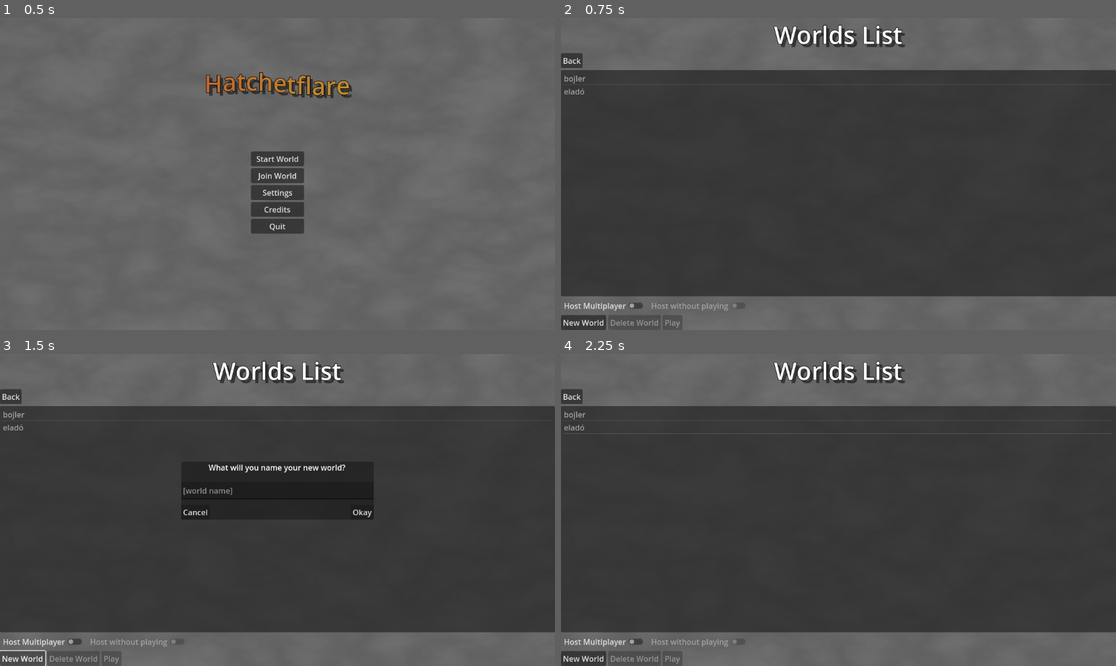
Above: before the commit, frames 1-4 (two rows, left to right).
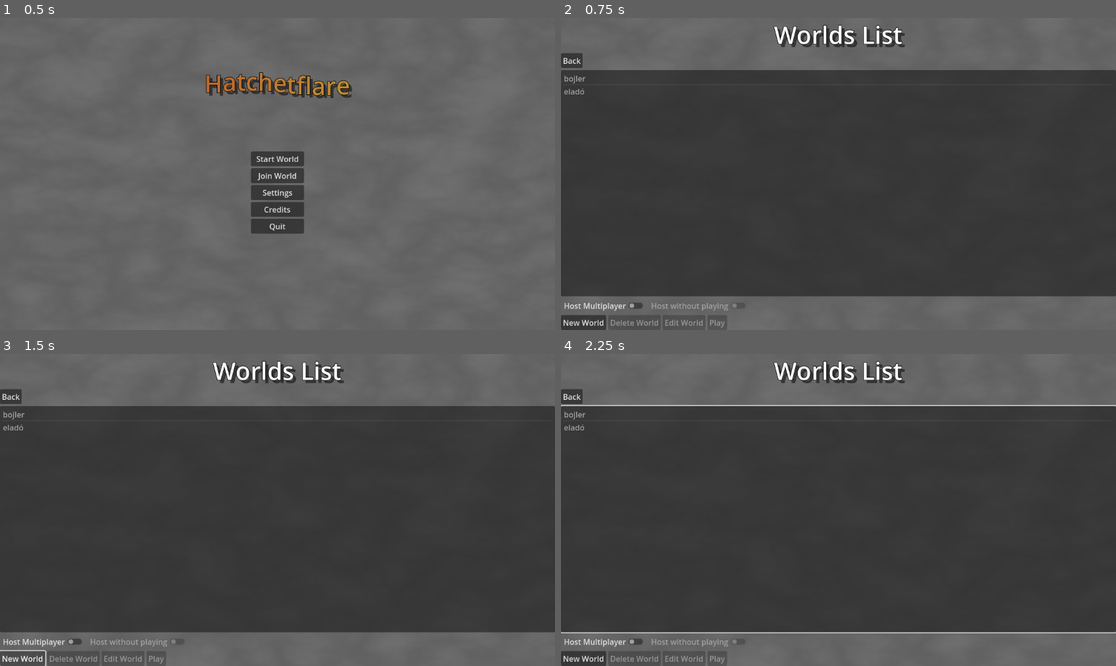
Above: after the commit, the same moments.

Repository: pixerhp/Hatchetflair
Game: Godot game, scene res://scenes/main_menu.tscn
Same seed, same stepped clock (60 frames per second), same inputs: the game is played once before the commit and once after it.
Inputs (mouse positions are in pixels of both pictures, inside the frame that each line leads up to):
- Up to frame 1 (0.5 s): no input
- Up to frame 2 (0.75 s): click "Start World" at 0.5 s
- Up to frame 3 (1.5 s): click "New World" at 1.25 s
- Up to frame 4 (2.25 s): click (921, 513) at 2 s, where only the run before the commit has a clickable "Okay"

Frame 1 is identical in both runs. In frame 2, 0.2% of the frame differs, in the area x 18-30%, y 96-100%; in frame 3, 2.6%, in the area x 18-68%, y 35-100%; in frame 4, 1.0%.
Error after the commit: Attempt to call function 'clear' in base 'null instance' on a null instance. (res://scripts/menu_worlds.gd:34)

Commit message:
Semi-functional big changes
Most of the changes are unseen except in the Godot editor. Some things don't work due to the changes, but I'll fix those soon.

Diff:
--- a/scenes/main_menu.tscn
+++ b/scenes/main_menu.tscn
@@ -182,12 +182,159 @@
 disabled = true
 text = "Delete World"
 
+[node name="EditWorld" type="Button" parent="Menus/WorldsScreen/WorldsScreenUI/WorldButtons"]
+layout_mode = 2
+disabled = true
+text = "Edit World"
+
 [node name="Play" type="Button" parent="Menus/WorldsScreen/WorldsScreenUI/WorldButtons"]
 layout_mode = 2
 disabled = true
 text = "Play"
 
 [node name="NewWorldPopup" type="Panel" parent="Menus/WorldsScreen"]
+visible = false
+layout_mode = 1
+anchors_preset = 8
+anchor_left = 0.5
+anchor_top = 0.5
+anchor_right = 0.5
+anchor_bottom = 0.5
+offset_left = -200.0
+offset_top = -100.0
+offset_right = 200.0
+offset_bottom = 60.0
+grow_horizontal = 2
+grow_vertical = 2
+
+[node name="PopupTitleText" type="RichTextLabel" parent="Menus/WorldsScreen/NewWorldPopup"]
+layout_mode = 1
+anchors_preset = 10
+anchor_right = 1.0
+offset_bottom = 23.0
+grow_horizontal = 2
+bbcode_enabled = true
+text = "[center]Create a new world:[/center]"
+fit_content = true
+
+[node name="WorldName" type="TextEdit" parent="Menus/WorldsScreen/NewWorldPopup"]
+layout_mode = 1
+anchors_preset = 14
+anchor_top = 0.5
+anchor_right = 1.0
+anchor_bottom = 0.5
+offset_top = -40.0
+offset_bottom = -4.0
+grow_horizontal = 2
+grow_vertical = 2
+placeholder_text = "[world name]"
+
+[node name="Seed" type="TextEdit" parent="Menus/WorldsScreen/NewWorldPopup"]
+layout_mode = 1
+anchors_preset = 14
+anchor_top = 0.5
+anchor_right = 1.0
+anchor_bottom = 0.5
+offset_bottom = 36.0
+grow_horizontal = 2
+grow_vertical = 2
+placeholder_text = "[world generation seed]"
+
+[node name="Okay" type="Button" parent="Menus/WorldsScreen/NewWorldPopup"]
+layout_mode = 1
+anchors_preset = 3
+anchor_left = 1.0
+anchor_top = 1.0
+anchor_right = 1.0
+anchor_bottom = 1.0
+offset_left = -48.0
+offset_top = -31.0
+grow_horizontal = 0
+grow_vertical = 0
+text = "Okay"
+
+[node name="Cancel" type="Button" parent="Menus/WorldsScreen/NewWorldPopup"]
+layout_mode = 1
+anchors_preset = 2
+anchor_top = 1.0
+anchor_bottom = 1.0
+offset_top = -31.0
+offset_right = 60.0
+grow_vertical = 0
+text = "Cancel"
+
+[node name="EditWorldPopup" type="Panel" parent="Menus/WorldsScreen"]
+visible = false
+layout_mode = 1
+anchors_preset = 8
+anchor_left = 0.5
+anchor_top = 0.5
+anchor_right = 0.5
+anchor_bottom = 0.5
+offset_left = -200.0
+offset_top = -100.0
+offset_right = 200.0
+offset_bottom = 60.0
+grow_horizontal = 2
+grow_vertical = 2
+
+[node name="PopupTitleText" type="RichTextLabel" parent="Menus/WorldsScreen/EditWorldPopup"]
+layout_mode = 1
+anchors_preset = 10
+anchor_right = 1.0
+offset_bottom = 23.0
+grow_horizontal = 2
+bbcode_enabled = true
+text = "[center]Edit world:[/center]"
+fit_content = true
+
+[node name="WorldName" type="TextEdit" parent="Menus/WorldsScreen/EditWorldPopup"]
+layout_mode = 1
+anchors_preset = 14
+anchor_top = 0.5
+anchor_right = 1.0
+anchor_bottom = 0.5
+offset_top = -40.0
+offset_bottom = -4.0
+grow_horizontal = 2
+grow_vertical = 2
+placeholder_text = "[world name]"
+
+[node name="Seed" type="TextEdit" parent="Menus/WorldsScreen/EditWorldPopup"]
+layout_mode = 1
+anchors_preset = 14
+anchor_top = 0.5
+anchor_right = 1.0
+anchor_bottom = 0.5
+offset_bottom = 36.0
+grow_horizontal = 2
+grow_vertical = 2
+placeholder_text = "[world generation seed]"
+
+[node name="Okay" type="Button" parent="Menus/WorldsScreen/EditWorldPopup"]
+layout_mode = 1
+anchors_preset = 3
+anchor_left = 1.0
+anchor_top = 1.0
+anchor_right = 1.0
+anchor_bottom = 1.0
+offset_left = -48.0
+offset_top = -31.0
+grow_horizontal = 0
+grow_vertical = 0
+text = "Okay"
+
+[node name="Cancel" type="Button" parent="Menus/WorldsScreen/EditWorldPopup"]
+layout_mode = 1
+anchors_preset = 2
+anchor_top = 1.0
+anchor_bottom = 1.0
+offset_top = -31.0
+offset_right = 60.0
+grow_vertical = 0
+text = "Cancel"
+
+[node name="DeleteWorldPopup" type="Panel" parent="Menus/WorldsScreen"]
 visible = false
 layout_mode = 1
 anchors_preset = 8
@@ -202,29 +349,18 @@
 grow_horizontal = 2
 grow_vertical = 2
 
-[node name="RichTextLabel" type="RichTextLabel" parent="Menus/WorldsScreen/NewWorldPopup"]
+[node name="PopupTitleText" type="RichTextLabel" parent="Menus/WorldsScreen/DeleteWorldPopup"]
 layout_mode = 1
 anchors_preset = 10
 anchor_right = 1.0
 offset_bottom = 23.0
 grow_horizontal = 2
 bbcode_enabled = true
-text = "[center]What will you name your new world?[/center]"
-fit_content = true
-
-[node name="TextEdit" type="TextEdit" parent="Menus/WorldsScreen/NewWorldPopup"]
-layout_mode = 1
-anchors_preset = 14
-anchor_top = 0.5
-anchor_right = 1.0
-anchor_bottom = 0.5
-offset_top = -18.0
-offset_bottom = 18.0
-grow_horizontal = 2
-grow_vertical = 2
-placeholder_text = "[world name]"
-
-[node name="Okay" type="Button" parent="Menus/WorldsScreen/NewWorldPopup"]
+text = "[center]Are you sure you want to delete that world?
+(This action cannot be undone.)[/center]"
+fit_content = true
+
+[node name="Confirm" type="Button" parent="Menus/WorldsScreen/DeleteWorldPopup"]
 layout_mode = 1
 anchors_preset = 3
 anchor_left = 1.0
@@ -235,56 +371,7 @@
 offset_top = -31.0
 grow_horizontal = 0
 grow_vertical = 0
-text = "Okay"
-
-[node name="Cancel" type="Button" parent="Menus/WorldsScreen/NewWorldPopup"]
-layout_mode = 1
-anchors_preset = 2
-anchor_top = 1.0
-anchor_bottom = 1.0
-offset_top = -31.0
-offset_right = 60.0
-grow_vertical = 0
-text = "Cancel"
-
-[node name="DeleteWorldPopup" type="Panel" parent="Menus/WorldsScreen"]
-visible = false
-layout_mode = 1
-anchors_preset = 8
-anchor_left = 0.5
-anchor_top = 0.5
-anchor_right = 0.5
-anchor_bottom = 0.5
-offset_left = -200.0
-offset_top = -100.0
-offset_right = 200.0
-offset_bottom = 20.0
-grow_horizontal = 2
-grow_vertical = 2
-
-[node name="RichTextLabel" type="RichTextLabel" parent="Menus/WorldsScreen/DeleteWorldPopup"]
-layout_mode = 1
-anchors_preset = 10
-anchor_right = 1.0
-offset_bottom = 23.0
-grow_horizontal = 2
-bbcode_enabled = true
-text = "[center]Are you sure you want to delete that world?
-(This action cannot be undone.)[/center]"
-fit_content = true
-
-[node name="Confirm" type="Button" parent="Menus/WorldsScreen/DeleteWorldPopup"]
-layout_mode = 1
-anchors_preset = 3
-anchor_left = 1.0
-anchor_top = 1.0
-anchor_right = 1.0
-anchor_bottom = 1.0
-offset_left = -48.0
-offset_top = -31.0
-grow_horizontal = 0
-grow_vertical = 0
-text = "Okay"
+text = "Yes"
 
 [node name="Cancel" type="Button" parent="Menus/WorldsScreen/DeleteWorldPopup"]
 layout_mode = 1
@@ -357,10 +444,207 @@
 disabled = true
 text = "Remove Server"
 
+[node name="EditServer" type="Button" parent="Menus/JoinScreen/JoinScreenUI/ServerButtons"]
+layout_mode = 2
+disabled = true
+text = "Edit Server"
+
 [node name="JoinGame" type="Button" parent="Menus/JoinScreen/JoinScreenUI/ServerButtons"]
 layout_mode = 2
 disabled = true
 text = "Join Game"
+
+[node name="NewServerPopup" type="Panel" parent="Menus/JoinScreen"]
+visible = false
+layout_mode = 1
+anchors_preset = 8
+anchor_left = 0.5
+anchor_top = 0.5
+anchor_right = 0.5
+anchor_bottom = 0.5
+offset_left = -200.0
+offset_top = -100.0
+offset_right = 200.0
+offset_bottom = 60.0
+grow_horizontal = 2
+grow_vertical = 2
+
+[node name="PopupTitleText" type="RichTextLabel" parent="Menus/JoinScreen/NewServerPopup"]
+layout_mode = 1
+anchors_preset = 10
+anchor_right = 1.0
+offset_bottom = 23.0
+grow_horizontal = 2
+bbcode_enabled = true
+text = "[center]New server:[/center]"
+fit_content = true
+
+[node name="ServerIP" type="TextEdit" parent="Menus/JoinScreen/NewServerPopup"]
+layout_mode = 1
+anchors_preset = 14
+anchor_top = 0.5
+anchor_right = 1.0
+anchor_bottom = 0.5
+offset_top = -40.0
+offset_bottom = -4.0
+grow_horizontal = 2
+grow_vertical = 2
+placeholder_text = "[server ipv4 or ipv6 address]"
+
+[node name="ServerNickname" type="TextEdit" parent="Menus/JoinScreen/NewServerPopup"]
+layout_mode = 1
+anchors_preset = 14
+anchor_top = 0.5
+anchor_right = 1.0
+anchor_bottom = 0.5
+offset_bottom = 36.0
+grow_horizontal = 2
+grow_vertical = 2
+placeholder_text = "[personal nickname for this server]"
+
+[node name="Okay" type="Button" parent="Menus/JoinScreen/NewServerPopup"]
+layout_mode = 1
+anchors_preset = 3
+anchor_left = 1.0
+anchor_top = 1.0
+anchor_right = 1.0
+anchor_bottom = 1.0
+offset_left = -48.0
+offset_top = -31.0
+grow_horizontal = 0
+grow_vertical = 0
+text = "Okay"
+
+[node name="Cancel" type="Button" parent="Menus/JoinScreen/NewServerPopup"]
+layout_mode = 1
+anchors_preset = 2
+anchor_top = 1.0
+anchor_bottom = 1.0
+offset_top = -31.0
+offset_right = 60.0
+grow_vertical = 0
+text = "Cancel"
+
+[node name="EditServerPopup" type="Panel" parent="Menus/JoinScreen"]
+visible = false
+layout_mode = 1
+anchors_preset = 8
+anchor_left = 0.5
+anchor_top = 0.5
+anchor_right = 0.5
+anchor_bottom = 0.5
+offset_left = -200.0
+offset_top = -100.0
+offset_right = 200.0
+offset_bottom = 60.0
+grow_horizontal = 2
+grow_vertical = 2
+
+[node name="PopupTitleText" type="RichTextLabel" parent="Menus/JoinScreen/EditServerPopup"]
+layout_mode = 1
+anchors_preset = 10
+anchor_right = 1.0
+offset_bottom = 23.0
+grow_horizontal = 2
+bbcode_enabled = true
+text = "[center]Edit server IP and nickname:[/center]"
+fit_content = true
+
+[node name="ServerIP" type="TextEdit" parent="Menus/JoinScreen/EditServerPopup"]
+layout_mode = 1
+anchors_preset = 14
+anchor_top = 0.5
+anchor_right = 1.0
+anchor_bottom = 0.5
+offset_top = -38.0
+offset_bottom = -2.0
+grow_horizontal = 2
+grow_vertical = 2
+placeholder_text = "[server ipv4 or ipv6 address]"
+
+[node name="ServerNickname" type="TextEdit" parent="Menus/JoinScreen/EditServerPopup"]
+layout_mode = 1
+anchors_preset = 14
+anchor_top = 0.5
+anchor_right = 1.0
+anchor_bottom = 0.5
+offset_top = 2.0
+offset_bottom = 38.0
+grow_horizontal = 2
+grow_vertical = 2
+placeholder_text = "[personal nickname for this server]"
+
+[node name="Okay" type="Button" parent="Menus/JoinScreen/EditServerPopup"]
+layout_mode = 1
+anchors_preset = 3
+anchor_left = 1.0
+anchor_top = 1.0
+anchor_right = 1.0
+anchor_bottom = 1.0
+offset_left = -48.0
+offset_top = -31.0
+grow_horizontal = 0
+grow_vertical = 0
+text = "Okay"
+
+[node name="Cancel" type="Button" parent="Menus/JoinScreen/EditServerPopup"]
+layout_mode = 1
+anchors_preset = 2
+anchor_top = 1.0
+anchor_bottom = 1.0
+offset_top = -31.0
+offset_right = 60.0
+grow_vertical = 0
+text = "Cancel"
+
+[node name="RemoveServerPopup" type="Panel" parent="Menus/JoinScreen"]
+visible = false
+layout_mode = 1
+anchors_preset = 8
+anchor_left = 0.5
+anchor_top = 0.5
+anchor_right = 0.5
+anchor_bottom = 0.5
+offset_left = -200.0
+offset_top = -100.0
+offset_right = 200.0
+offset_bottom = 20.0
+grow_horizontal = 2
+grow_vertical = 2
+
+[node name="PopupTitleText" type="RichTextLabel" parent="Menus/JoinScreen/RemoveServerPopup"]
+layout_mode = 1
+anchors_preset = 10
+anchor_right = 1.0
+offset_bottom = 23.0
+grow_horizontal = 2
+bbcode_enabled = true
+text = "[center]Are you sure you want to remove that server?
+(This action cannot be undone.)[/center]"
+fit_content = true
+
+[node name="Confirm" type="Button" parent="Menus/JoinScreen/RemoveServerPopup"]
+layout_mode = 1
+anchors_preset = 3
+anchor_left = 1.0
+anchor_top = 1.0
+anchor_right = 1.0
+anchor_bottom = 1.0
+offset_left = -48.0
+offset_top = -31.0
+grow_horizontal = 0
+grow_vertical = 0
+text = "Yes"
+
+[node name="Cancel" type="Button" parent="Menus/JoinScreen/RemoveServerPopup"]
+layout_mode = 1
+anchors_preset = 2
+anchor_top = 1.0
+anchor_bottom = 1.0
+offset_top = -31.0
+offset_right = 60.0
+grow_vertical = 0
+text = "Cancel"
 
 [node name="SettingsScreen" type="Control" parent="Menus"]
 visible = false
--- a/scripts/menu_join.gd
+++ b/scripts/menu_join.gd
@@ -13,6 +13,8 @@
 	pass
 
 
+# Attempts to join the selected server.
 func join_server():
+	# UPDATE THIS TO WORK WITH THE SELECTED SERVER IP LATER.
 	NetworkManager.start_game(true, false, true, "127.0.0.1")
 	pass
